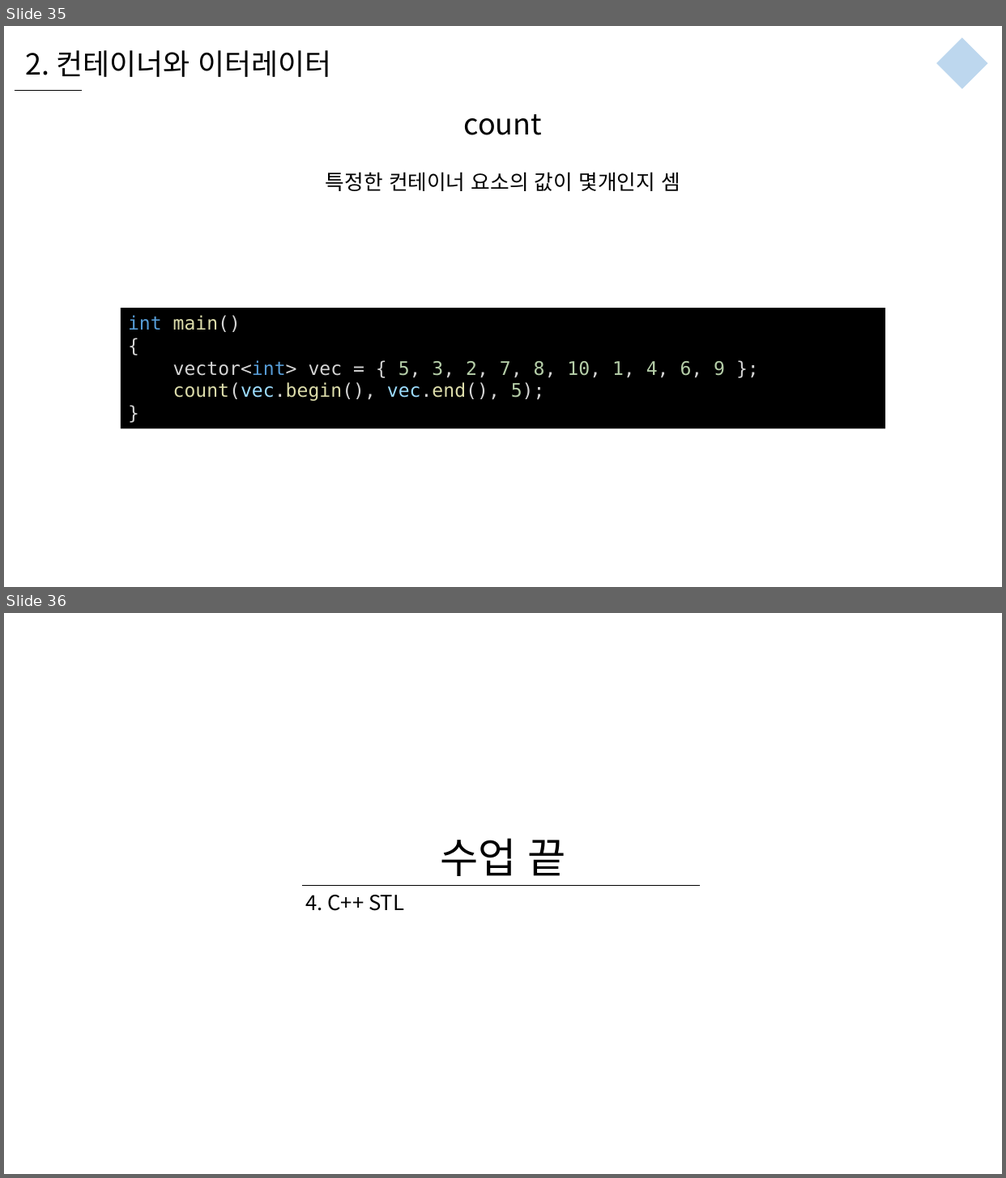
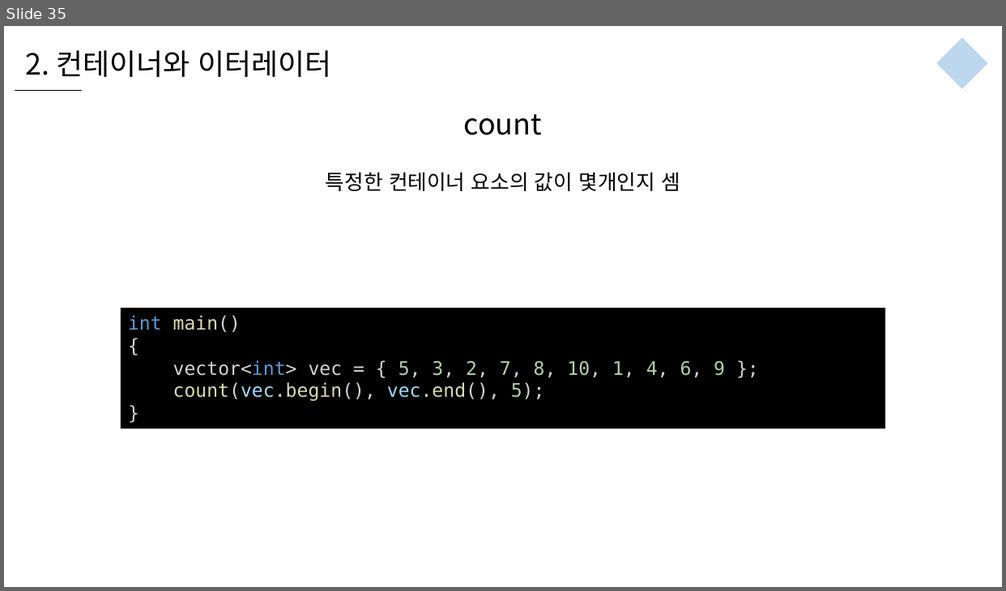
Before and after one commit to WooLyung/2021-RG-Lecture, a slide deck: 수업 자료/4 - C++ STL.pptx. Shown one above the other, each under a label of ours: slides 35 and 36 before the commit, slide 35 after it. The pictures are 1006x1178 and 1006x591 pixels, drawn with LibreOffice and Linux fonts; fonts in the diff are those of the drawing. Boxes give left, top, right and bottom in pixels: in the first picture for what was removed or moved away, otherwise in the second. Text is boxed around its words. In the diff, an @@ line names an element or a change of style, - is before the commit and + after.

```diff
--- a/수업 자료/4 - C++ STL.pptx
+++ b/수업 자료/4 - C++ STL.pptx
@@ slide 36 removed at (4,613,1002,1174), background #FFFFFF @@
@@ text removed at (440,838,566,876) @@
-수업 끝
@@ line removed from (302, 885) to (701, 885) @@
@@ text removed at (305,895,404,911) @@
-4. C++ STL
```
Also in this commit, not shown: 1 slide changed, 1 other slide removed, 9 other files.
